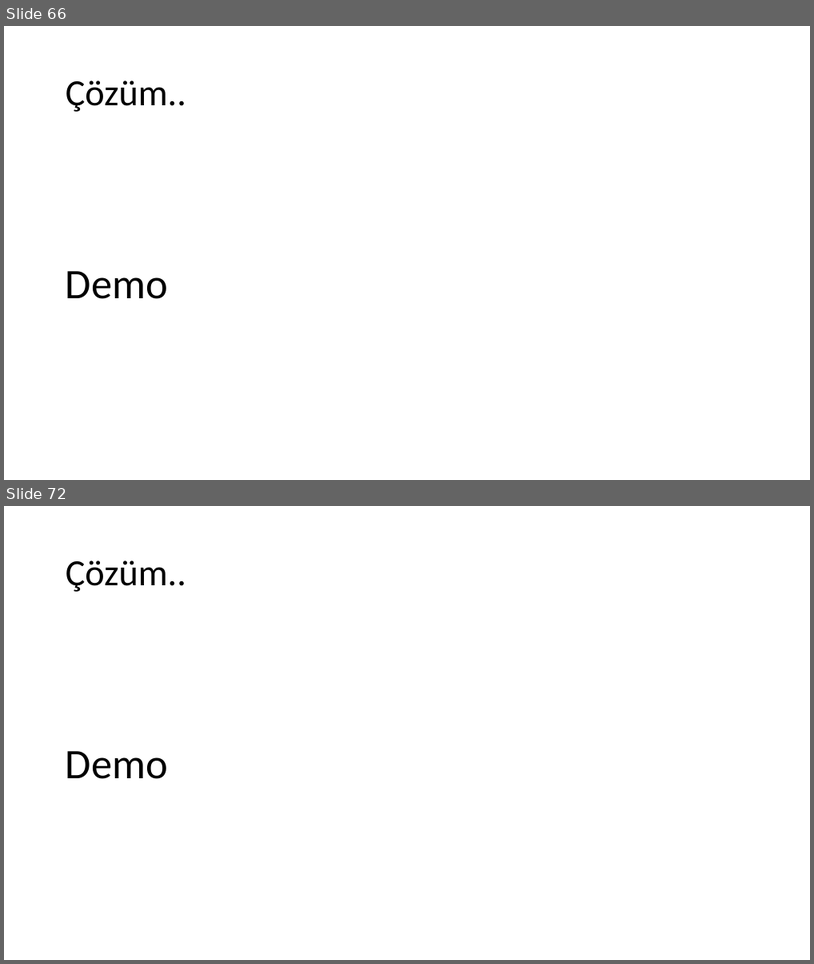
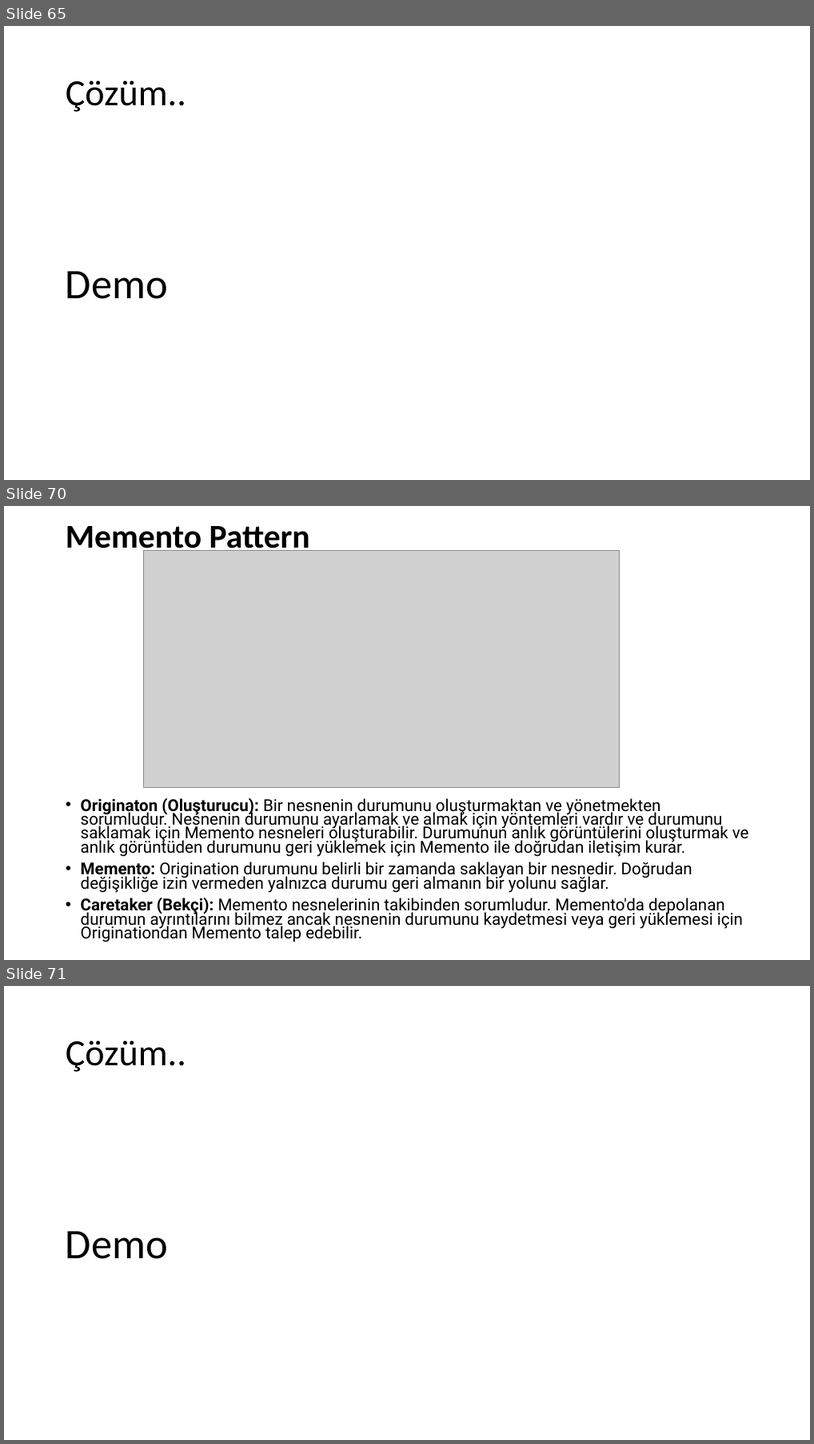
Before and after one commit to umiitkose/DesignPattern-Umiitkose, a slide deck: Tasarımdesenleri.pptx. Shown one above the other, each under a label of ours: slides 66 and 72 before the commit, slides 65, 70 and 71 after it; the slides between them are not shown. The pictures are 814x964 and 814x1444 pixels, drawn with LibreOffice and Linux fonts; fonts in the diff are those of the drawing; grey boxes stand for pictures. Boxes give left, top, right and bottom in pixels: in the first picture for what was removed or moved away, otherwise in the second. Text is boxed around its words. In the diff, an @@ line names an element or a change of style, - is before the commit and + after.

```diff
--- a/Tasarımdesenleri.pptx
+++ b/Tasarımdesenleri.pptx
@@ slide 70 added at (4,506,810,960), background #FFFFFF @@
@@ title added at (66,526,310,556), 39.6 pt, text #000000, bold @@
+Memento Pattern
@@ picture added at (144,550,620,787) @@
@@ text added at (81,798,750,942), 19.6 pt, text #000000 @@
+• Originaton (Oluşturucu): Bir nesnenin durumunu oluşturmaktan ve yönetmekten sorumludur. Nesnenin durumunu ayarlamak ve almak için yöntemleri vardır ve durumunu saklamak için Memento nesneleri oluşturabilir. Durumunun anlık görüntülerini oluşturmak ve anlık görüntüden durumunu geri yüklemek için Memento ile doğrudan iletişim kurar.
+• Memento: Origination durumunu belirli bir zamanda saklayan bir nesnedir. Doğrudan değişikliğe izin vermeden yalnızca durumu geri almanın bir yolunu sağlar.
+• Caretaker (Bekçi): Memento nesnelerinin takibinden sorumludur. Memento'da depolanan durumun ayrıntılarını bilmez ancak nesnenin durumunu kaydetmesi veya geri yüklemesi için Originationdan Memento talep edebilir.
@@ what was slide 66 is now slide 65 @@
@@ what was slide 72 is now slide 71 @@
```
Also in this commit, not shown: 3 slides changed, 19 other slides added, 3 slides removed.
